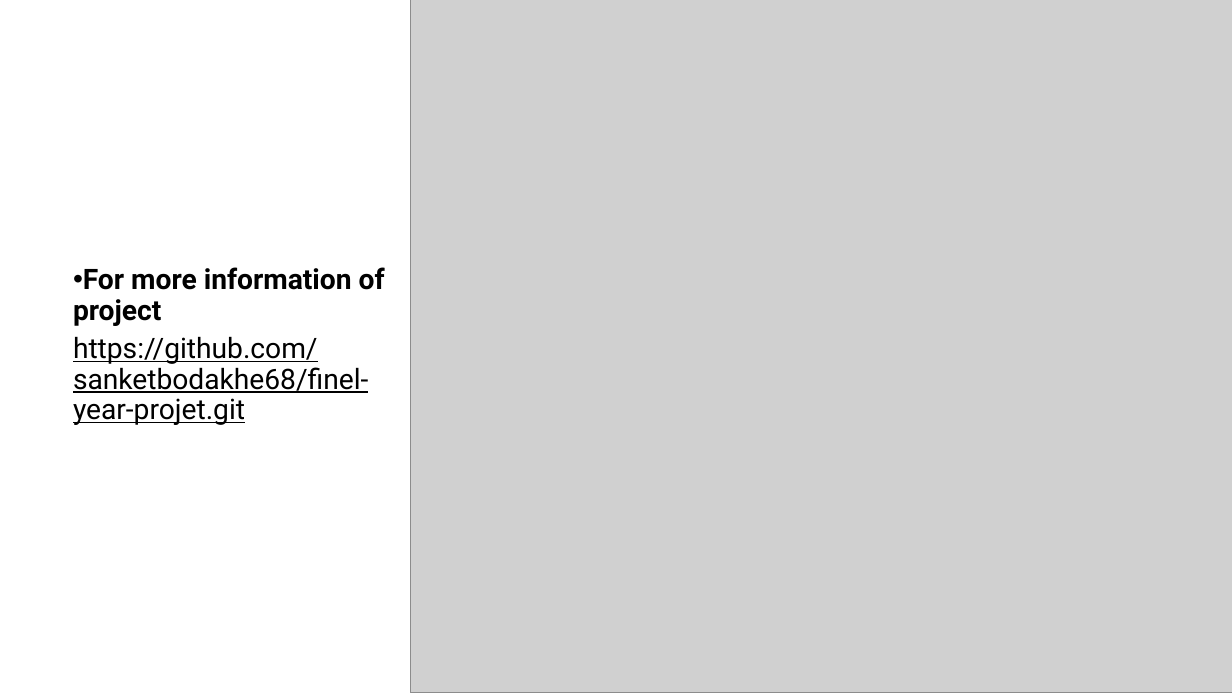
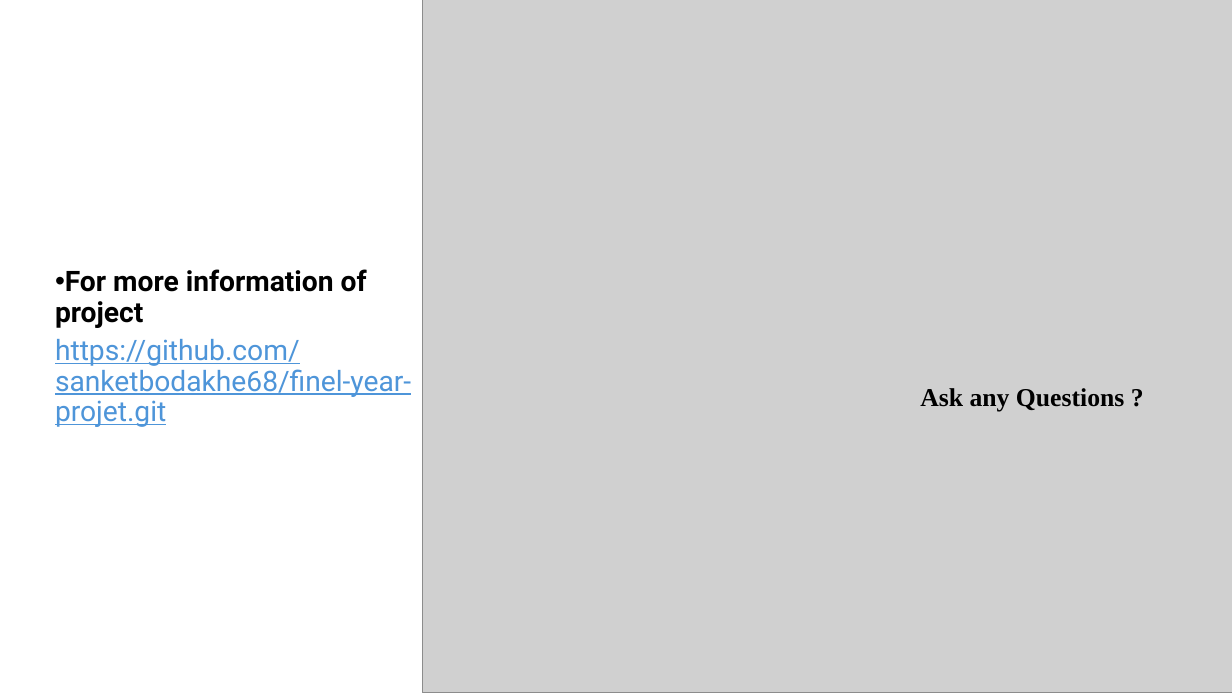
Before and after one commit to sanketbodakhe68/finel-year-projet, a slide deck: slide 14 of PPT/finel ppt.pptx. Drawn at 1232x693 pixels with LibreOffice and Linux fonts; fonts in the diff are those of the drawing; grey boxes stand for pictures. Boxes give left, top, right and bottom in pixels: in the first picture for what was removed or moved away, otherwise in the second. Text is boxed around its words. In the diff, an @@ line names an element or a change of style, - is before the commit and + after.

```diff
--- a/PPT/finel ppt.pptx
+++ b/PPT/finel ppt.pptx
@@ picture: place and size @@
-picture at box(410, 0, 1232, 693)
+picture at box(422, 0, 1232, 693)
@@ text "For more information of project": place and size @@
-text "For more information of project" at box(73, 267, 385, 425)
+text "For more information of project" at box(55, 269, 411, 427)
@@ text at box(55, 339, 411, 427): text colour #000000 to #4E95D9 in "https://github.com/sanketbodakhe68/finel-year-projet.git" @@
@@ title added at box(920, 388, 1124, 412), 20 pt, text #000000, bold @@
+Ask any Questions ?
```
Also in this commit, not shown: 8 other slides changed.
